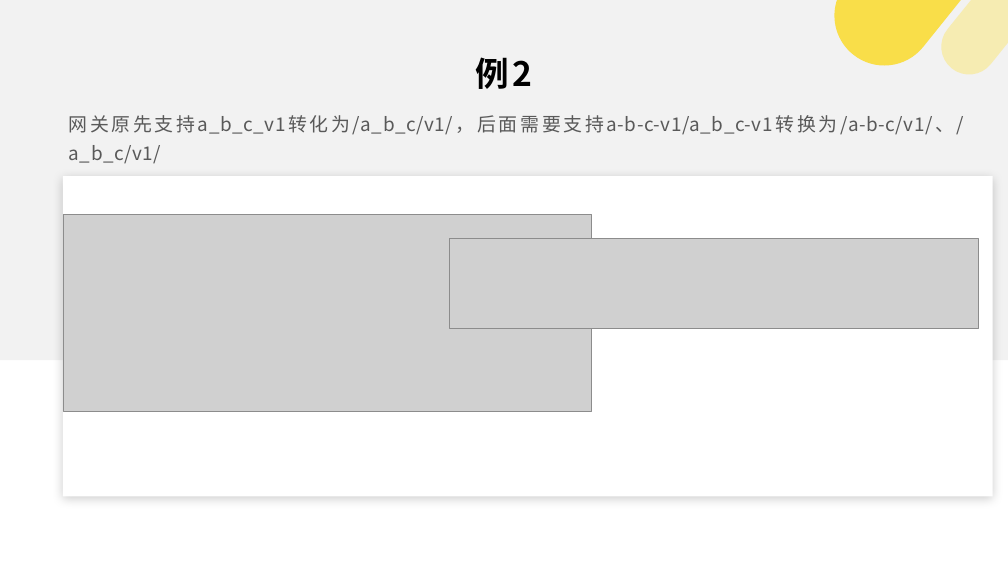
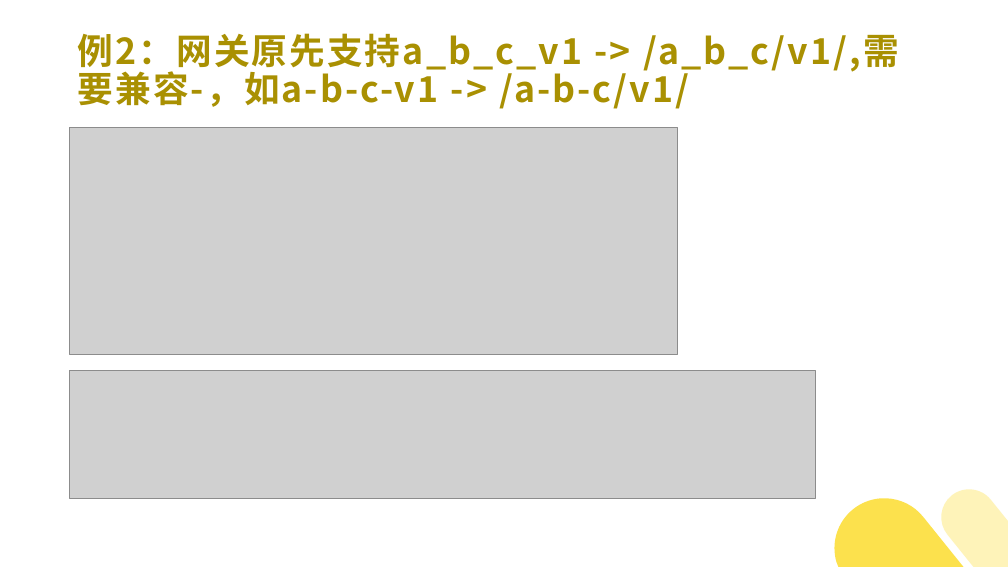
Before and after one commit to 382615666/note, a slide deck: slide 34 of 科普.pptx (slide 14 before the commit). Drawn at 1008x567 pixels with LibreOffice and Linux fonts; fonts in the diff are those of the drawing; grey boxes stand for pictures. Boxes give left, top, right and bottom in pixels: in the first picture for what was removed or moved away, otherwise in the second. Text is boxed around its words. In the diff, an @@ line names an element or a change of style, - is before the commit and + after.

```diff
--- a/科普.pptx
+++ b/科普.pptx
@@ rectangle removed at [0,0,1008,360] @@
@@ freeform shape removed at [817,0,962,86] @@
@@ freeform shape removed at [930,0,1008,86] @@
@@ title at [78,33,899,109]: text changed; size 18 to 34 pt; text colour #595959 to #A99002; bold on @@
-网关原先支持a_b_c_v1转化为/a_b_c/v1/，后面需要支持a-b-c-v1/a_b_c-v1转换为/a-b-c/v1/、/a_b_c/v1/
+例2：网关原先支持a_b_c_v1 -> /a_b_c/v1/,需要兼容-，如a-b-c-v1 -> /a-b-c/v1/
@@ text removed at [476,57,533,89] @@
-例2
@@ picture: place and size @@
-picture at [63,214,592,411]
+picture at [70,128,678,355]
@@ rectangle removed at [63,176,993,497] @@
@@ picture: place and size @@
-picture at [450,238,979,329]
+picture at [70,371,816,498]
@@ freeform shape added at [835,498,964,567], fill #FCD605 at 71% opacity @@
@@ freeform shape added at [941,489,1008,567], fill #FDE45A at 42% opacity @@
```
Also in this commit, not shown: 11 other slides changed, 26 slides added, 6 slides removed, 2 other files.
